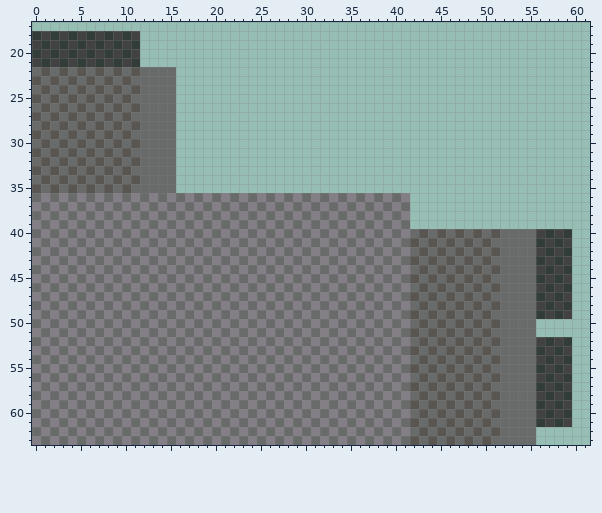
Two states of a pixel-art sprite, Assets/Textures/Stone.png. Above is the file before it was changed.
The file is 64x64 pixels. Shown: x 0..61, y 17..63.
After:
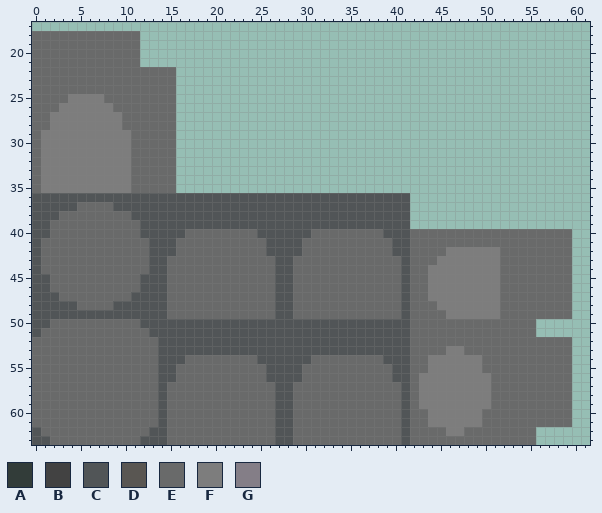
Palette (. is transparent): A #323c39  B #424242  C #515557  D #595652  E #696a6a  F #7d7d7d  G #847e87
Change:
Changed rows in their new state; - is an unchanged pixel.
first column x 0:
18 EEEEEEEEEEEE------------------------------------------------
19 EEEEEEEEEEEE------------------------------------------------
20 EEEEEEEEEEEE------------------------------------------------
21 EEEEEEEEEEEE------------------------------------------------
22 -E-E-E-E-E-E------------------------------------------------
23 E-E-E-E-E-E-------------------------------------------------
24 -E-E-E-E-E-E------------------------------------------------
25 E-E-FFFFE-E-------------------------------------------------
26 -E-FFFFFFE-E------------------------------------------------
27 E-FFFFFFFFE-------------------------------------------------
28 -EFFFFFFFF-E------------------------------------------------
29 EFFFFFFFFFF-------------------------------------------------
30 -FFFFFFFFFFE------------------------------------------------
31 EFFFFFFFFFF-------------------------------------------------
32 -FFFFFFFFFFE------------------------------------------------
33 EFFFFFFFFFF-------------------------------------------------
34 -FFFFFFFFFFE------------------------------------------------
35 EFFFFFFFFFF-------------------------------------------------
36 CCCCCCCCCCCCCCCCCCCCCCCCCCCCCCCCCCCCCCCCCC------------------
37 CCCCC-E-ECCCCCCCCCCCCCCCCCCCCCCCCCCCCCCCCC------------------
38 CCCE-E-E-E-CCCCCCCCCCCCCCCCCCCCCCCCCCCCCCC------------------
39 CCE-E-E-E-E-CCCCCCCCCCCCCCCCCCCCCCCCCCCCCC------------------
40 CC-E-E-E-E-ECCCCCE-E-E-E-CCCCCCE-E-E-E-CCC-E-E-E-E-E----EEEE
41 C-E-E-E-E-E-ECCCE-E-E-E-E-CCCCE-E-E-E-E-CCE-E-E-E-E-----EEEE
42 CE-E-E-E-E-E-CCC-E-E-E-E-ECCCC-E-E-E-E-ECC-E-EFFFFFF----EEEE
43 C-E-E-E-E-E-ECC-E-E-E-E-E-ECC-E-E-E-E-E-ECE-EFFFFFFF----EEEE
44 CE-E-E-E-E-E-CCE-E-E-E-E-E-CCE-E-E-E-E-E-C-EFFFFFFFF----EEEE
45 CCE-E-E-E-E-CCC-E-E-E-E-E-ECC-E-E-E-E-E-ECE-FFFFFFFF----EEEE
46 CC-E-E-E-E-ECCCE-E-E-E-E-E-CCE-E-E-E-E-E-C-EFFFFFFFF----EEEE
47 CCC-E-E-E-ECCCC-E-E-E-E-E-ECC-E-E-E-E-E-ECE-FFFFFFFF----EEEE
48 CCCCCE-E-CCCCCCE-E-E-E-E-E-CCE-E-E-E-E-E-C-E-FFFFFFF----EEEE
49 CCCCCCCCCCCCCCC-E-E-E-E-E-ECC-E-E-E-E-E-ECE-E-FFFFFF----EEEE
50 CC-E-E-E-E-ECCCCCCCCCCCCCCCCCCCCCCCCCCCCCC-E-E-E-E-E--------
51 C-E-E-E-E-E-ECCCCCCCCCCCCCCCCCCCCCCCCCCCCCE-E-E-E-E---------
52 -E-E-E-E-E-E-ECCCCCCCCCCCCCCCCCCCCCCCCCCCC-E-E-E-E-E----EEEE
53 E-E-E-E-E-E-E-CCCCCCCCCCCCCCCCCCCCCCCCCCCCE-E-FFE-E-----EEEE
54 -E-E-E-E-E-E-ECCCE-E-E-E-CCCCCCE-E-E-E-CCC-EFFFFFF-E----EEEE
55 E-E-E-E-E-E-E-CCE-E-E-E-E-CCCCE-E-E-E-E-CCE-FFFFFFE-----EEEE
56 -E-E-E-E-E-E-ECC-E-E-E-E-ECCCC-E-E-E-E-ECC-FFFFFFFFE----EEEE
57 E-E-E-E-E-E-E-C-E-E-E-E-E-ECC-E-E-E-E-E-ECEFFFFFFFF-----EEEE
58 -E-E-E-E-E-E-ECE-E-E-E-E-E-CCE-E-E-E-E-E-C-FFFFFFFFE----EEEE
59 E-E-E-E-E-E-E-C-E-E-E-E-E-ECC-E-E-E-E-E-ECEFFFFFFFF-----EEEE
60 -E-E-E-E-E-E-ECE-E-E-E-E-E-CCE-E-E-E-E-E-C-EFFFFFF-E----EEEE
61 E-E-E-E-E-E-E-C-E-E-E-E-E-ECC-E-E-E-E-E-ECE-FFFFFFE-----EEEE
62 CE-E-E-E-E-E-CCE-E-E-E-E-E-CCE-E-E-E-E-E-C-E-EFF-E-E--------
63 CCE-E-E-E-E-CCC-E-E-E-E-E-ECC-E-E-E-E-E-ECE-E-E-E-E---------
Where, in picture pixels (left, top, right, bottom), the same in both pictures:
changed: (32, 31, 572, 445)
